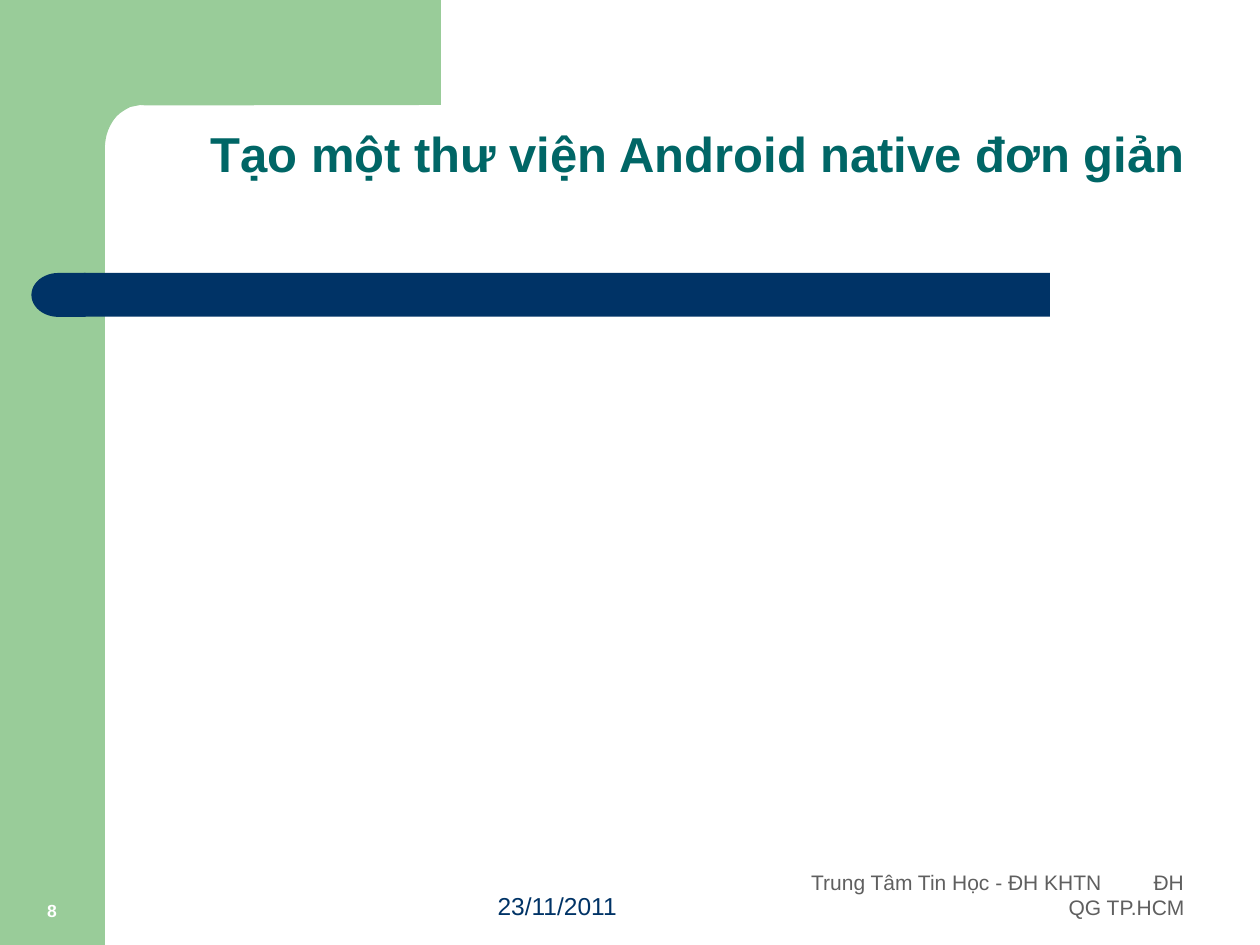
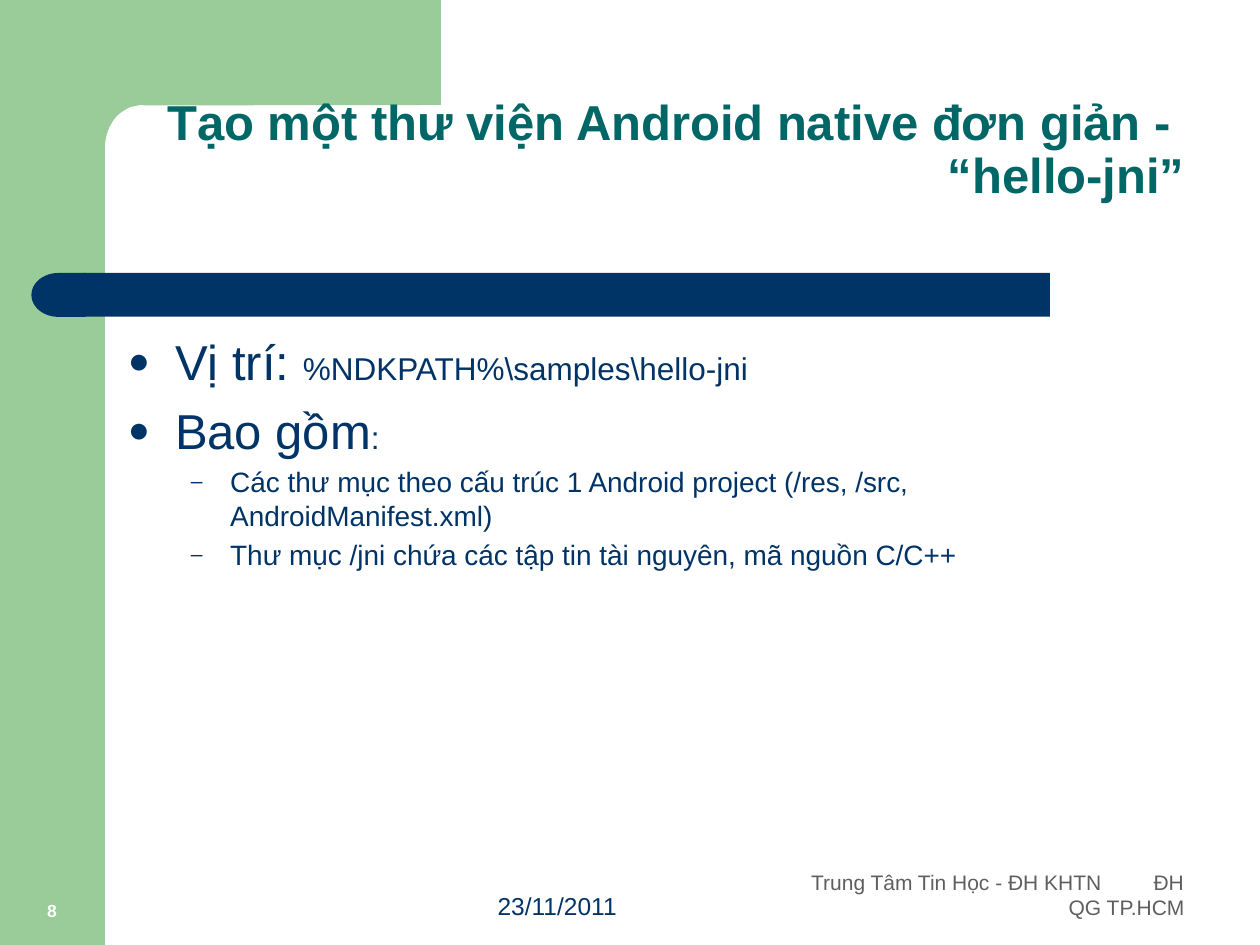
Before and after one commit to Timon-CHP/t3hand, a slide deck: slide 8 of lessions/Android_Par12_AndroidNDK.pptx. Drawn at 1260x945 pixels with LibreOffice and Linux fonts; fonts in the diff are those of the drawing. Boxes give left, top, right and bottom in pixels: in the first picture for what was removed or moved away, otherwise in the second. Text is boxed around its words. In the diff, an @@ line names an element or a change of style, - is before the commit and + after.

```diff
--- a/lessions/Android_Par12_AndroidNDK.pptx
+++ b/lessions/Android_Par12_AndroidNDK.pptx
@@ title at [167,101,1184,203]: text changed @@
-Tạo một thư viện Android native đơn giản
+Tạo một thư viện Android native đơn giản - “hello-jni”
@@ text added at [175,344,957,570], 16 pt, text #003366 @@
+● Vị trí: %NDKPATH%\samples\hello-jni
+● Bao gồm:
+  – Các thư mục theo cấu trúc 1 Android project (/res, /src, AndroidManifest.xml)
+  – Thư mục /jni chứa các tập tin tài nguyên, mã nguồn C/C++
```
Also in this commit, not shown: 2 slides added.
